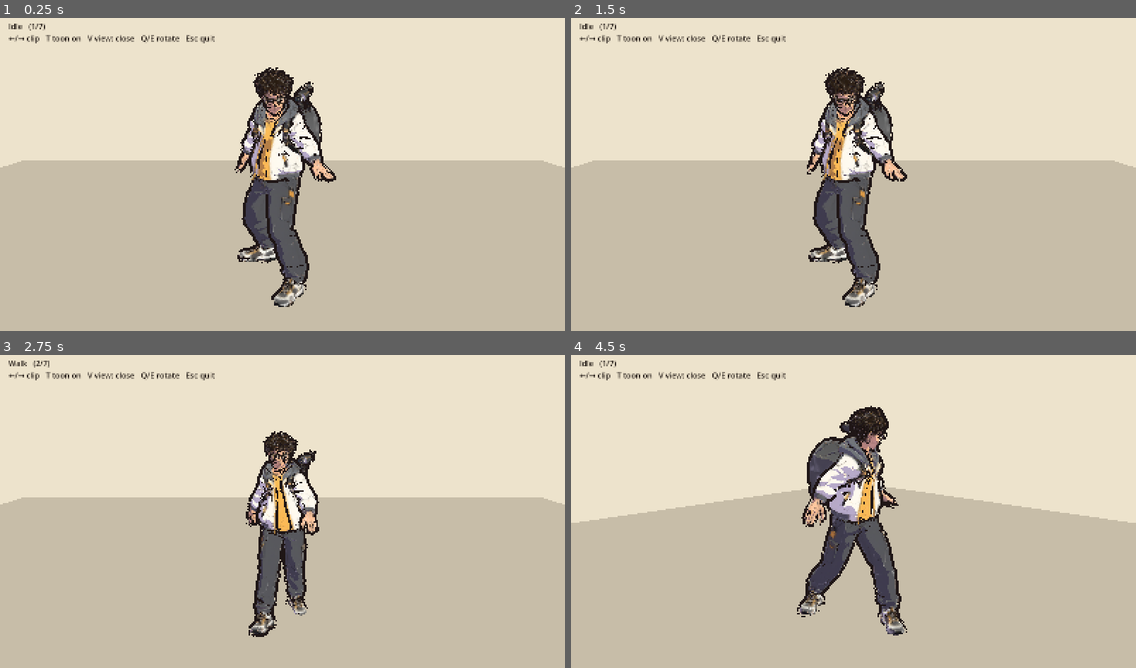
Above: before the commit, frames 1-4 (two rows, left to right).
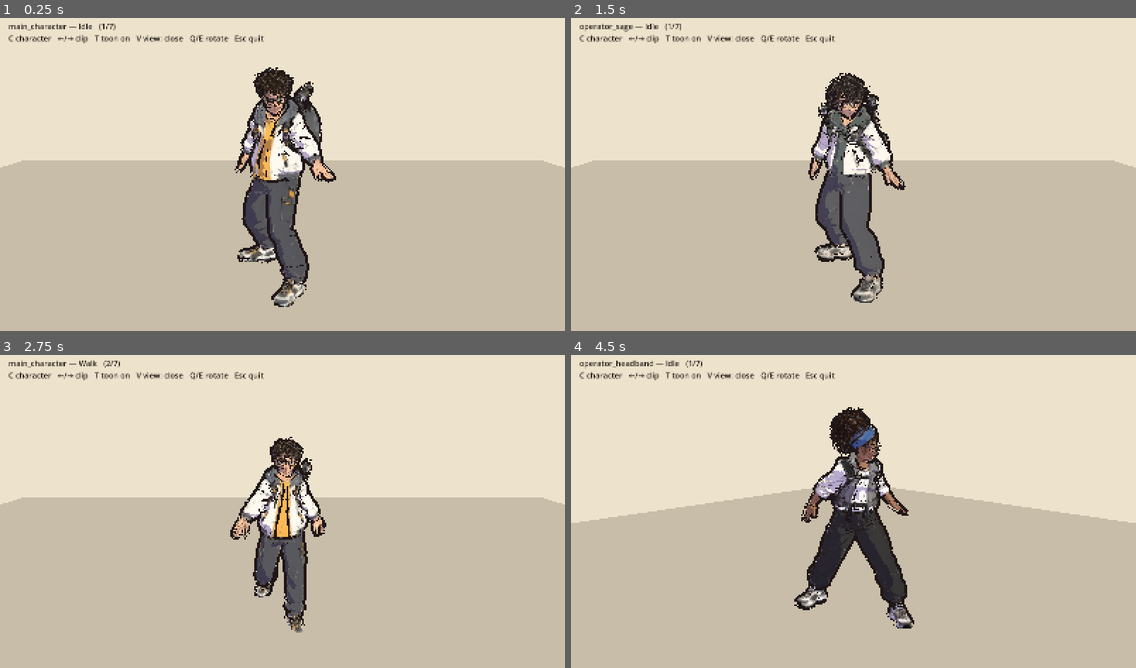
Above: after the commit, the same moments.

Repository: matthewsirbaugh/strategy-game-idea
Game: Godot game, scene res://preview/character_preview.tscn
The game is run twice, just before and just after one commit, with the same random seed, the same clock (stepped at 60 frames per second) and the same inputs. This scene is started directly instead of the project's main scene.
Inputs (mouse positions are in pixels of both pictures, inside the frame that each line leads up to):
- Up to frame 1 (0.25 s): no input
- Up to frame 2 (1.5 s): tap Enter at 0.5 s; move the mouse to (977, 155) at 0.52 s; hold Right 0.53-1.28 s; tap C at 0.6 s; click (977, 155) at 0.67 s; move the mouse to (740, 187) at 1.27 s; hold Left from 1.28 s (still down); tap S (camera_back) at 1.35 s
- Up to frame 3 (2.75 s): tap C at 1.55, 2.3 s; move the mouse to (339, 439) at 2.02 s; release Left at 2.03 s; hold Right from 2.03 s (still down); tap W (camera_forward) at 2.1 s
- Up to frame 4 (4.5 s): move the mouse to (825, 574) at 2.77 s; tap A (camera_left) at 2.85 s; click (825, 574) at 2.92 s; tap C at 3.05, 3.8 s; move the mouse to (1023, 558) at 3.52 s; release Right at 3.53 s; hold Left from 3.53 s (still down); tap D (camera_right) at 3.6 s; move the mouse to (684, 461) at 4.27 s; tap Q (camera_rotate_left) at 4.35 s

The runs differ from the first frame. In frame 1, 0.8% of the frame differs, in the area x 1-47%, y 1-9%; in frame 2, 5.7%; in frame 3, 5.1%; in frame 4, 7.9%, in the area x 1-61%, y 1-90%.

Commit message:
Build the other two Operators with Meshy; preview switches characters; record portraits and the pulse weapon
Co-Authored-By: Claude Opus 5.5 <noreply@anthropic.com>

Diff:
--- a/game/preview/character_preview.gd
+++ b/game/preview/character_preview.gd
@@ -2,14 +2,17 @@
 ## Look-dev stage for character models: the toon shader on a Meshy character, its clips, and the
 ## battle camera's view. Run with `godot --path game res://preview/character_preview.tscn`.
 
-const MODEL := "res://art/characters/main_character/main_character.glb"
-const EXTRA_CLIPS := {"Walk": "res://art/characters/main_character/walk.glb", "Run": "res://art/characters/main_character/run.glb"}
+# Each folder in art/characters/ holds <name>.glb (mesh, rig, clips) plus armature-only walk.glb and run.glb.
+const CHARACTERS := ["main_character", "operator_sage", "operator_headband"]
 const FIRST_CLIPS := ["Walk", "Idle"]
 const TOON := preload("res://art/shaders/toon.gdshader")
 const INK := preload("res://art/shaders/ink_outline.gdshader")
 const CLOSE := {"distance": 4.0, "pitch": 12.0, "height": 1.0, "fov": 40.0}
 const BATTLE := {"distance": 34.0, "pitch": 50.0, "height": 0.9, "fov": 40.0}
 
+var _names: Array[String] = []
+var _character_index := 0
+var _character: Node3D
 var _player: AnimationPlayer
 var _clips: Array[String] = []
 var _clip := 0
@@ -25,11 +28,28 @@
 
 
 func _ready() -> void:
-	var character: Node3D = load(MODEL).instantiate()
-	add_child(character)
-	_player = character.find_child("AnimationPlayer", true, false)
-	for clip_name in EXTRA_CLIPS:
-		var source: Node = load(EXTRA_CLIPS[clip_name]).instantiate()
+	for character_name in CHARACTERS:
+		if ResourceLoader.exists(_path(character_name, character_name)):
+			_names.append(character_name)
+	_load_character()
+
+
+func _path(character_name: String, file: String) -> String:
+	return "res://art/characters/%s/%s.glb" % [character_name, file]
+
+
+func _load_character() -> void:
+	if _character:
+		_character.free()
+	_clips.clear()
+	_original.clear()
+	_toon_materials.clear()
+	var character_name := _names[_character_index]
+	_character = load(_path(character_name, character_name)).instantiate()
+	add_child(_character)
+	_player = _character.find_child("AnimationPlayer", true, false)
+	for clip_name in {"Walk": "walk", "Run": "run"}.keys():
+		var source: Node = load(_path(character_name, clip_name.to_lower())).instantiate()
 		var source_player: AnimationPlayer = source.find_child("AnimationPlayer", true, false)
 		_player.get_animation_library("").add_animation(clip_name, source_player.get_animation(source_player.get_animation_list()[0]))
 		source.free()
@@ -42,7 +62,8 @@
 	for clip_name in FIRST_CLIPS:
 		_clips.erase(clip_name)
 		_clips.push_front(clip_name)
-	_mesh = _find_mesh(character)
+	_clip = mini(_clip, _clips.size() - 1)
+	_mesh = _find_mesh(_character)
 	for surface in _mesh.mesh.get_surface_count():
 		var original := _mesh.get_active_material(surface)
 		_original.append(original)
@@ -83,6 +104,10 @@
 	match event.keycode:
 		KEY_RIGHT: _clip = (_clip + 1) % _clips.size()
 		KEY_LEFT: _clip = (_clip - 1 + _clips.size()) % _clips.size()
+		KEY_C:
+			_character_index = (_character_index + 1) % _names.size()
+			_load_character()
+			return
 		KEY_T: _toon = not _toon
 		KEY_V: _view = BATTLE if _view == CLOSE else CLOSE
 		KEY_Q: _yaw -= 45.0
@@ -101,5 +126,5 @@
 	var offset := Vector3(sin(yaw) * cos(pitch), sin(pitch), cos(yaw) * cos(pitch)) * (_view.distance as float)
 	_camera.fov = _view.fov
 	_camera.look_at_from_position(target + offset, target)
-	_label.text = "%s   (%d/%d)\n←/→ clip   T toon %s   V view: %s   Q/E rotate   Esc quit" % [
-		_clips[_clip], _clip + 1, _clips.size(), "on" if _toon else "off", "battle camera" if _view == BATTLE else "close"]
+	_label.text = "%s — %s   (%d/%d)\nC character   ←/→ clip   T toon %s   V view: %s   Q/E rotate   Esc quit" % [
+		_names[_character_index], _clips[_clip], _clip + 1, _clips.size(), "on" if _toon else "off", "battle camera" if _view == BATTLE else "close"]
Binary file added: game/art/characters/operator_headband/operator_headband.glb
Not shown, added: game/art/characters/operator_headband/operator_headband.glb.import
Binary file added: game/art/characters/operator_headband/operator_headband_texture_0.png
Not shown, added: game/art/characters/operator_headband/operator_headband_texture_0.png.import
Binary file added: game/art/characters/operator_headband/run.glb
Not shown, added: game/art/characters/operator_headband/run.glb.import
Binary file added: game/art/characters/operator_headband/walk.glb
Not shown, added: game/art/characters/operator_headband/walk.glb.import
Binary file added: game/art/characters/operator_sage/operator_sage.glb
Not shown, added: game/art/characters/operator_sage/operator_sage.glb.import
Binary file added: game/art/characters/operator_sage/operator_sage_texture_0.png
Not shown, added: game/art/characters/operator_sage/operator_sage_texture_0.png.import
(and 13 more such lines)
